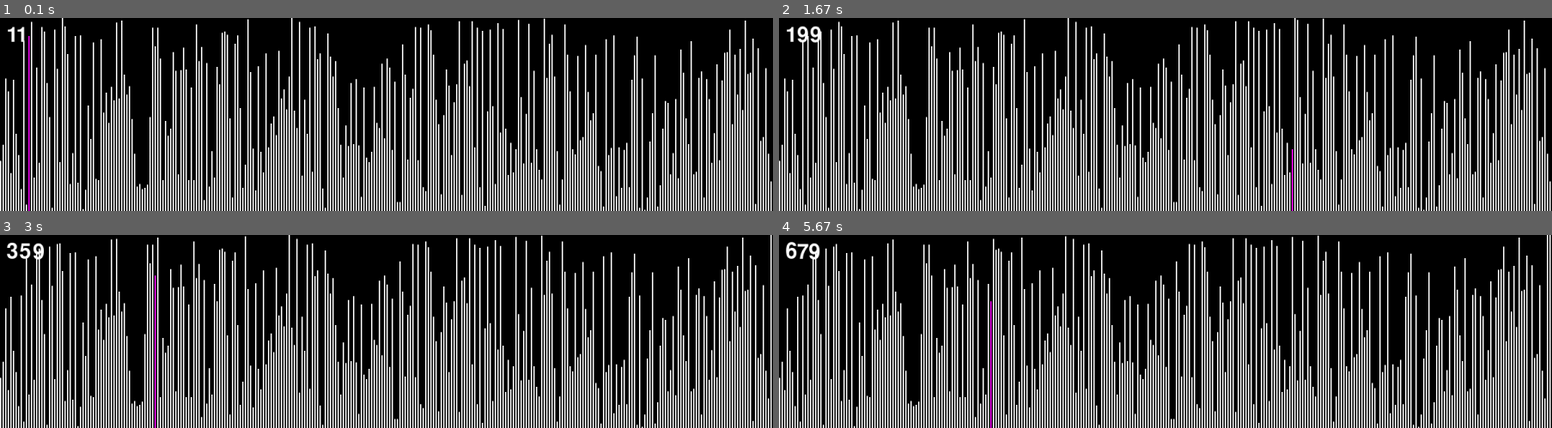
Above: before the commit, frames 1-4 (two rows, left to right).
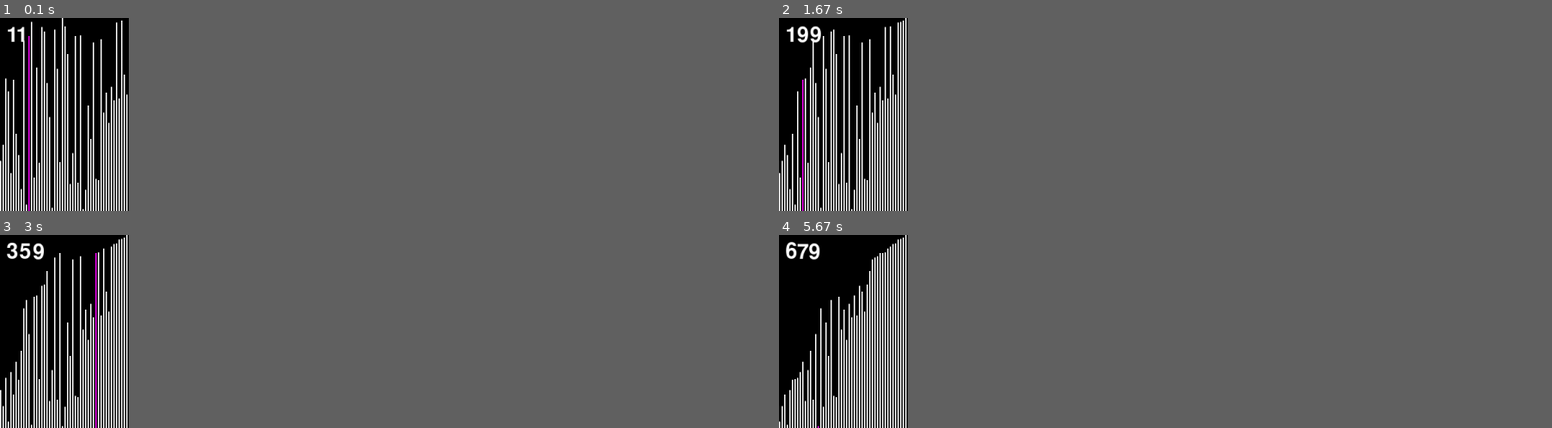
Above: after the commit, the same moments.

Repository: panickery/firstRepo
Game: pygame game, started from python/pygame/sixthgame.py
Same seed, same stepped clock (60 frames per second), same inputs: the game is played once before the commit and once after it.
Inputs:
- Up to frame 1 (0.1 s): no input
- Up to frame 2 (1.67 s): no input
- Up to frame 3 (3 s): no input
- Up to frame 4 (5.67 s): no input
In our replay, the window is 900x225 before the commit and 150x225 after it. These sizes can differ from the game's own. Grey fills any space a smaller window leaves; there, only what the larger window draws over its background counts as a difference.

The runs differ from the first frame. In frame 1, 29% of the frame differs, in the area x 16-100%, y 0-100%; in frame 2, 33%; in frame 3, 33%, in the area x 0-100%, y 0-100%; in frame 4, 33%.

Commit message:
1. selection sort 만드는중

Diff:
--- /dev/null
+++ b/python/pygame/seventhgame.py
@@ -0,0 +1,104 @@
+import pygame
+import random
+import time
+
+# Selection sort
+
+arr_cnt = 50
+screen_width = arr_cnt * 4
+screen_height = 300
+
+screen = pygame.display.set_mode((screen_width, screen_height))
+clock = pygame.time.Clock()
+gb = [0, 0]
+BLUE  = (  0,   0, 255)
+BLACK = ( 0,0,0)
+PURPLE = (255, 0, 255)
+WHITE = (255, 255, 255)
+font = None
+run = True
+
+def sort(arr) :
+    for i in range(0, len(arr)-1) :
+        least = i
+        for j in range(i+1, len(arr)) :
+            if arr[least] > arr[j] :
+                least = j
+        if i != least :
+            temp = arr[j]
+            arr[j] = arr[i]
+            arr[i] = temp
+
+def drawArr(arr, selected) :
+    for cnt in range(0, len(arr)) :
+        pos = [cnt*4, screen_height-arr[cnt], 2, arr[cnt]]
+        if cnt == selected :
+            pygame.draw.rect(screen, PURPLE, pos, 2)
+        else :
+            pygame.draw.rect(screen, WHITE, pos, 2)
+
+# def sortSelected(arr, selected) :
+#     if arr[selected] > arr[selected + 1] :
+#         temp = arr[selected + 1]
+#         arr[selected + 1] = arr[selected]
+#         arr[selected] = temp
+#     return arr
+
+def sortSelected(arr, i, j, least) :
+
+    return arr, i, j, least
+
+def basicScreen() :
+    screen.fill(pygame.color.Color(0, gb[0], gb[1]))
+    # text = font.render(str(count), True, WHITE)
+    # screen.blit(text, (10, 10))
+    pygame.display.flip()
+    clock.tick(500)
+
+def runGame() :
+    global run, gb
+    # Game Loop
+    arr = []
+    selected = 0
+    count = 0
+    stage = 0
+
+    arr.append(random.randint(0, screen_height))
+
+    while run:
+        print("good2")
+
+        for i in range(0, len(arr)-1) :
+            print(i)
+            least = i
+            for j in range(i+1, len(arr)) :
+                if arr[least] > arr[j] :
+                    least = j
+                drawArr(arr, j)
+                basicScreen()
+                print("good")
+
+            if i != least :
+                temp = arr[j]
+                arr[j] = arr[i]
+                arr[i] = temp
+
+        for event in pygame.event.get():
+            if event.type == pygame.QUIT:
+                run = False
+
+
+
+    pygame.quit()
+
+if __name__ == '__main__' :
+    pygame.init()
+    pygame.display.set_caption("Hello, pygame!")
+
+    sysfont = pygame.font.get_default_font()
+    print('system font :', sysfont)
+
+    t0 = time.time()
+    font = pygame.font.SysFont(None, 48)
+    print('time needed for Font creation :', time.time()-t0)
+    runGame()
--- a/python/pygame/sixthgame.py
+++ b/python/pygame/sixthgame.py
@@ -4,7 +4,7 @@
 
 # bubble Sort
 
-arr_cnt = 300
+arr_cnt = 50
 screen_width = arr_cnt * 4
 screen_height = 300
 
